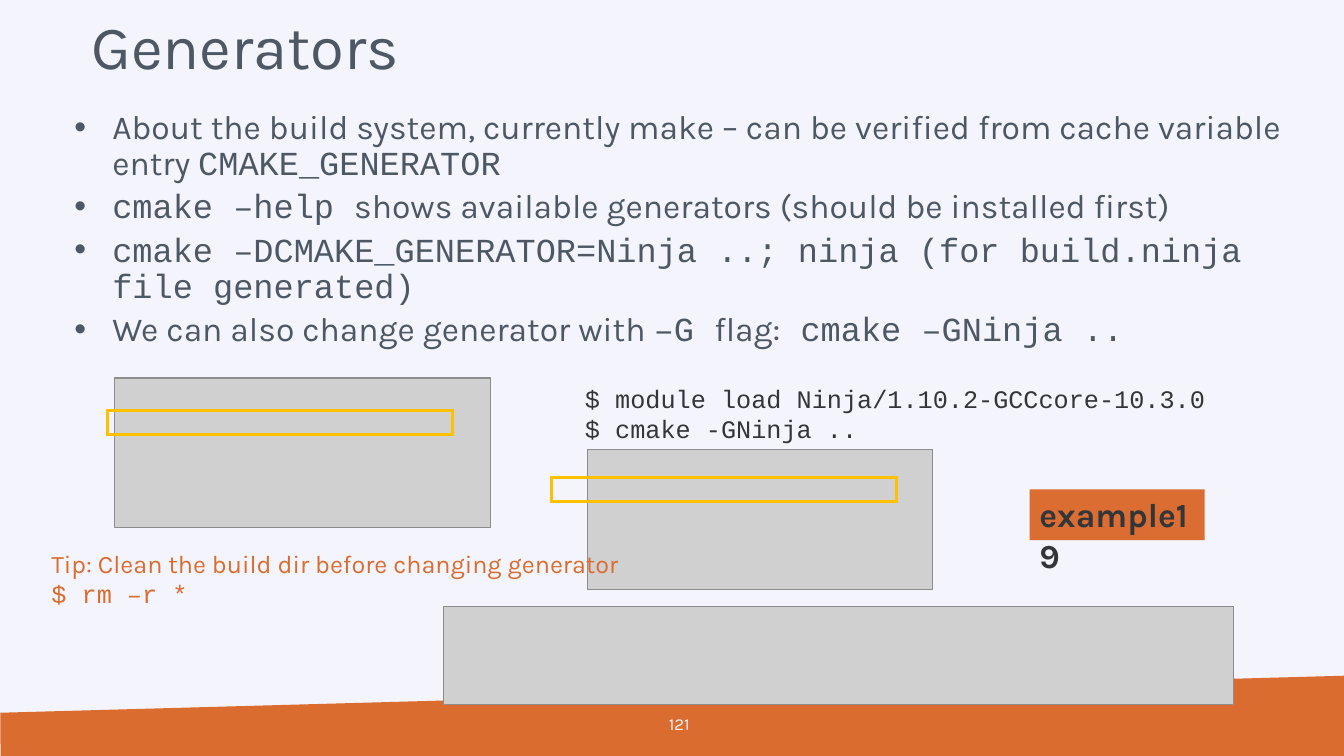
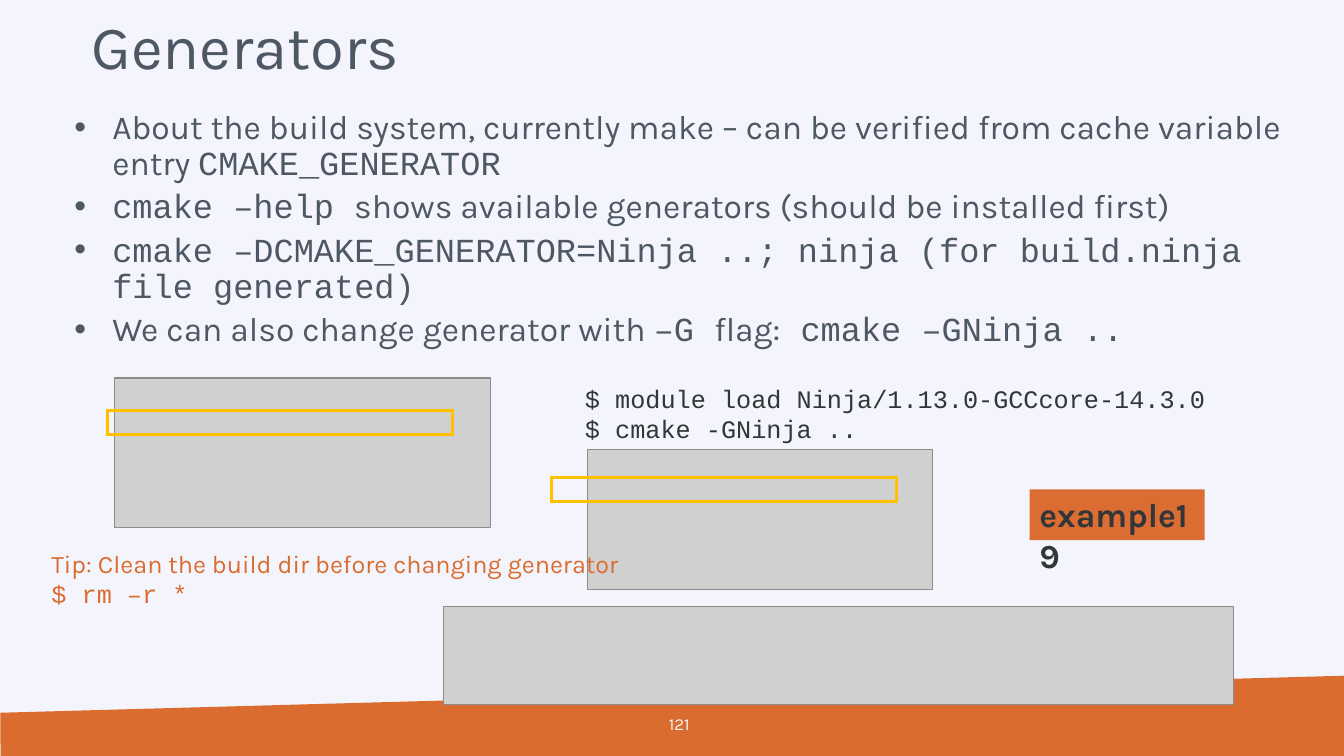
Before and after one commit to hpcleuven/CMake-intro, a slide deck: slide 121 of CMake-introduction.pptx. Drawn at 1344x756 pixels with LibreOffice and Linux fonts; fonts in the diff are those of the drawing; grey boxes stand for pictures; background and template pictures are left out. Boxes give left, top, right and bottom in pixels: in the first picture for what was removed or moved away, otherwise in the second. Text is boxed around its words. In the diff, an @@ line names an element or a change of style, - is before the commit and + after.

```diff
--- a/CMake-introduction.pptx
+++ b/CMake-introduction.pptx
@@ text at (615,389,1205,413): text changed @@
-$ module load Ninja/1.10.2-GCCcore-10.3.0
+$ module load Ninja/1.13.0-GCCcore-14.3.0
```
Also in this commit, not shown: 5 other slides changed, 2 other files.
